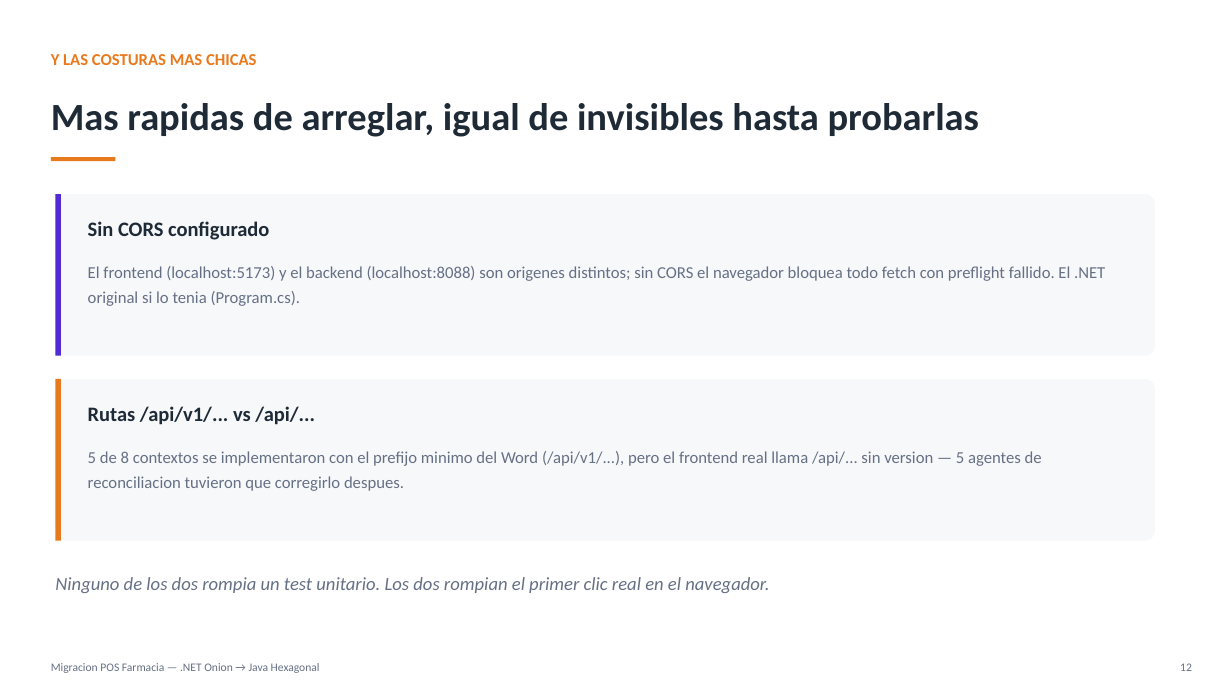
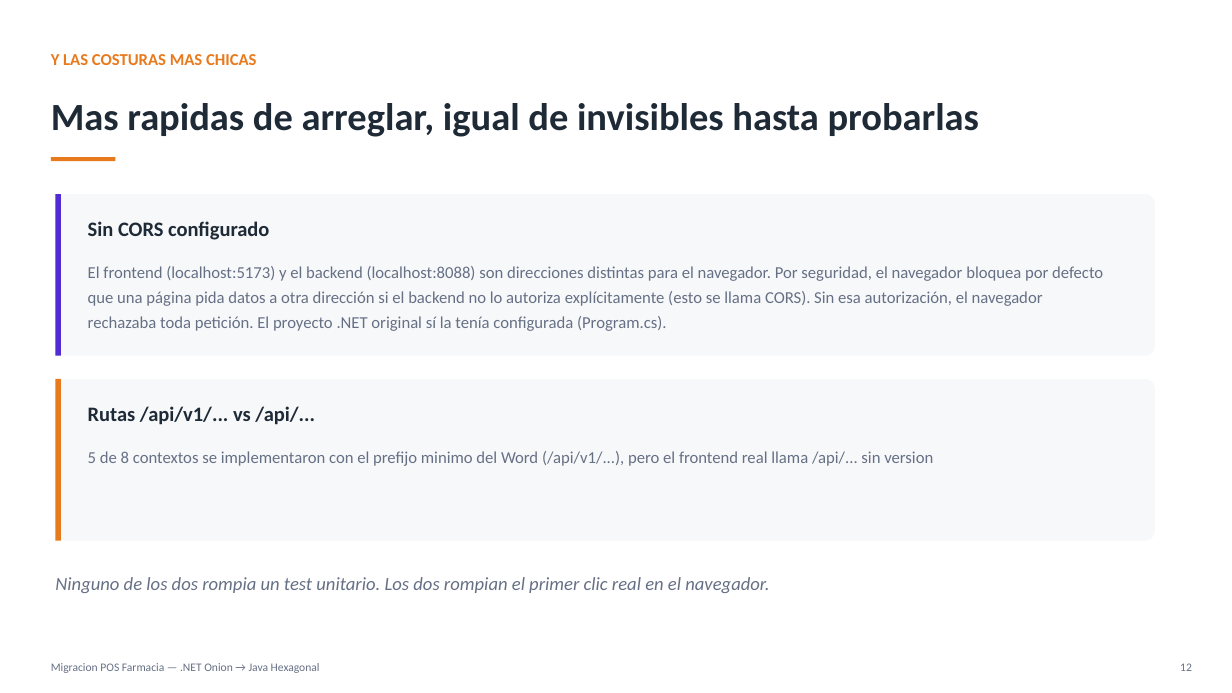
Before and after one commit to DavidXavi/farmacia_post_venta_hexagonal, a slide deck: slide 12 of docs/Complejidad_Migracion_NET_a_Java_Hexagonal.pptx. Drawn at 1232x693 pixels with LibreOffice and Linux fonts; fonts in the diff are those of the drawing. Boxes give left, top, right and bottom in pixels: in the first picture for what was removed or moved away, otherwise in the second. Text is boxed around its words. In the diff, an @@ line names an element or a change of style, - is before the commit and + after.

```diff
--- a/docs/Complejidad_Migracion_NET_a_Java_Hexagonal.pptx
+++ b/docs/Complejidad_Migracion_NET_a_Java_Hexagonal.pptx
@@ text at (88,266,1103,331): text changed @@
-El frontend (localhost:5173) y el backend (localhost:8088) son origenes distintos; sin CORS el navegador bloquea todo fetch con preflight fallido. El .NET original si lo tenia (Program.cs).
+El frontend (localhost:5173) y el backend (localhost:8088) son direcciones distintas para el navegador. Por seguridad, el navegador bloquea por defecto que una página pida datos a otra dirección si el backend no lo autoriza explícitamente (esto se llama CORS). Sin esa autorización, el navegador rechazaba toda petición. El proyecto .NET original sí la tenía configurada (Program.cs).
@@ text at (88,451,933,466): text changed @@
-5 de 8 contextos se implementaron con el prefijo minimo del Word (/api/v1/...), pero el frontend real llama /api/... sin version — 5 agentes de reconciliacion tuvieron que corregirlo despues.
+5 de 8 contextos se implementaron con el prefijo minimo del Word (/api/v1/...), pero el frontend real llama /api/... sin version
```
Also in this commit, not shown: 6 other slides changed, 1 slide removed.
